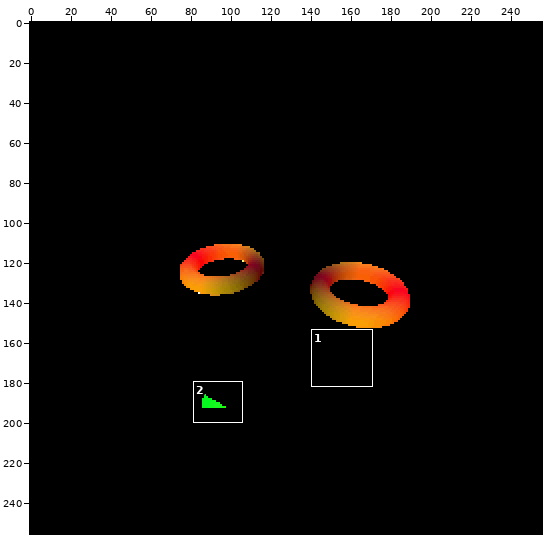
Sprite sheet: images/part_8/part_8_1.png. Above, an overview of the earlier version with the close-up marked.
Close-up. Old version:
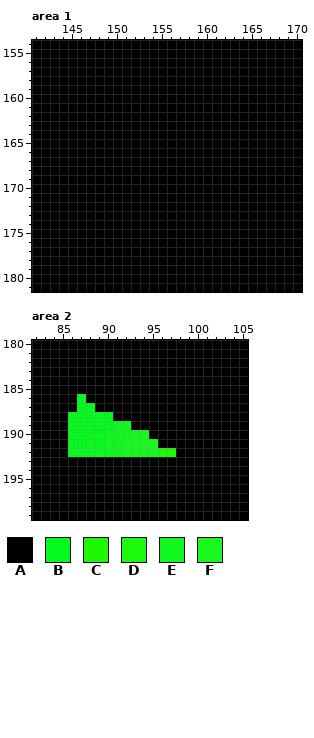
The file is 256x256 pixels. Colours within 5 levels of each other are drawn and written as one. Shown: area 1: x 141..170, y 154..181; area 2: x 82..105, y 180..199. The commit also changed other parts of the picture, which this record leaves out.
Palette (. is transparent): A #000000  B #05f91f  C #1df905  D #1cf90e  E #0ff91f  F #1af91f
Pixels before, area 1, first column x 141:
154 AAAAAAAAAAAAAAAAAAAAAAAAAAAAAA
155 AAAAAAAAAAAAAAAAAAAAAAAAAAAAAA
156 AAAAAAAAAAAAAAAAAAAAAAAAAAAAAA
157 AAAAAAAAAAAAAAAAAAAAAAAAAAAAAA
158 AAAAAAAAAAAAAAAAAAAAAAAAAAAAAA
159 AAAAAAAAAAAAAAAAAAAAAAAAAAAAAA
160 AAAAAAAAAAAAAAAAAAAAAAAAAAAAAA
161 AAAAAAAAAAAAAAAAAAAAAAAAAAAAAA
162 AAAAAAAAAAAAAAAAAAAAAAAAAAAAAA
163 AAAAAAAAAAAAAAAAAAAAAAAAAAAAAA
164 AAAAAAAAAAAAAAAAAAAAAAAAAAAAAA
165 AAAAAAAAAAAAAAAAAAAAAAAAAAAAAA
166 AAAAAAAAAAAAAAAAAAAAAAAAAAAAAA
167 AAAAAAAAAAAAAAAAAAAAAAAAAAAAAA
168 AAAAAAAAAAAAAAAAAAAAAAAAAAAAAA
169 AAAAAAAAAAAAAAAAAAAAAAAAAAAAAA
170 AAAAAAAAAAAAAAAAAAAAAAAAAAAAAA
171 AAAAAAAAAAAAAAAAAAAAAAAAAAAAAA
172 AAAAAAAAAAAAAAAAAAAAAAAAAAAAAA
173 AAAAAAAAAAAAAAAAAAAAAAAAAAAAAA
174 AAAAAAAAAAAAAAAAAAAAAAAAAAAAAA
175 AAAAAAAAAAAAAAAAAAAAAAAAAAAAAA
176 AAAAAAAAAAAAAAAAAAAAAAAAAAAAAA
177 AAAAAAAAAAAAAAAAAAAAAAAAAAAAAA
178 AAAAAAAAAAAAAAAAAAAAAAAAAAAAAA
179 AAAAAAAAAAAAAAAAAAAAAAAAAAAAAA
180 AAAAAAAAAAAAAAAAAAAAAAAAAAAAAA
181 AAAAAAAAAAAAAAAAAAAAAAAAAAAAAA
Pixels before, area 2, first column x 82:
180 AAAAAAAAAAAAAAAAAAAAAAAA
181 AAAAAAAAAAAAAAAAAAAAAAAA
182 AAAAAAAAAAAAAAAAAAAAAAAA
183 AAAAAAAAAAAAAAAAAAAAAAAA
184 AAAAAAAAAAAAAAAAAAAAAAAA
185 AAAAAAAAAAAAAAAAAAAAAAAA
186 AAAAABAAAAAAAAAAAAAAAAAA
187 AAAAABBAAAAAAAAAAAAAAAAA
188 AAAABBBBBAAAAAAAAAAAAAAA
189 AAAABBBBBEEAAAAAAAAAAAAA
190 AAAABBBBEEEFFAAAAAAAAAAA
191 AAAABBBBEEFFFFAAAAAAAAAA
192 AAAABBBEEEFFFFDCAAAAAAAA
193 AAAAAAAAAAAAAAAAAAAAAAAA
194 AAAAAAAAAAAAAAAAAAAAAAAA
195 AAAAAAAAAAAAAAAAAAAAAAAA
196 AAAAAAAAAAAAAAAAAAAAAAAA
197 AAAAAAAAAAAAAAAAAAAAAAAA
198 AAAAAAAAAAAAAAAAAAAAAAAA
199 AAAAAAAAAAAAAAAAAAAAAAAA
The same view after the edit:
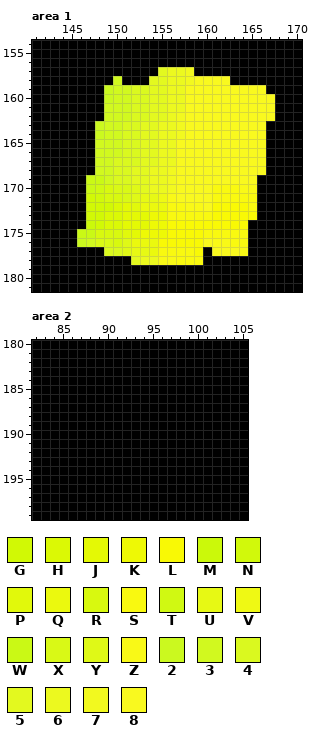
Colours new in this view: G #d1f905  H #dbf905  J #e4f905  K #eef905  L #f9f905  M #cbf90a  N #d1f90b  P #e1f90b  Q #ebf90e  R #d8f90f  S #f9f910  T #d0f912  U #e7f914  V #eff914  W #caf915  X #d9f916  Y #dff917  Z #f9f917  2 #cbf91f  3 #d1f91f  4 #daf91f  5 #e3f91f  6 #ecf91f  7 #f2f91f  8 #f9f91f
The edit:
{"where": "area 1"}
{"y":157,"x":155,"old":"AAAA","new":"5667"}
{"y":158,"x":150,"old":"A","new":"3"}
{"y":158,"x":154,"old":"AAAAAAAAA","new":"556678888"}
{"y":159,"x":149,"old":"AAAAAAAAAAAAAAAAAA","new":"233445566888888888"}
{"y":160,"x":149,"old":"AAAAAAAAAAAAAAAAAAA","new":"2334455668888888888"}
{"y":161,"x":149,"old":"AAAAAAAAAAAAAAAAAAA","new":"3334455668888888888"}
{"y":162,"x":149,"old":"AAAAAAAAAAAAAAAAAAA","new":"3334455678888888888"}
{"y":163,"x":148,"old":"AAAAAAAAAAAAAAAAAAA","new":"2334455667888888888"}
{"y":164,"x":148,"old":"AAAAAAAAAAAAAAAAAAA","new":"2334455667888888888"}
{"y":165,"x":148,"old":"AAAAAAAAAAAAAAAAAAA","new":"3334455668888888888"}
{"y":166,"x":148,"old":"AAAAAAAAAAAAAAAAAAA","new":"3334455668888888888"}
{"y":167,"x":148,"old":"AAAAAAAAAAAAAAAAAAA","new":"3344455668888888888"}
{"y":168,"x":148,"old":"AAAAAAAAAAAAAAAAAAA","new":"3344556678888888888"}
{"y":169,"x":147,"old":"AAAAAAAAAAAAAAAAAAA","new":"WW34455667888888888"}
{"y":170,"x":147,"old":"AAAAAAAAAAAAAAAAAAA","new":"WTRXXY56678888SSSZZ"}
{"y":171,"x":147,"old":"AAAAAAAAAAAAAAAAAAA","new":"GNRRXYUUVZ8888SSSSS"}
{"y":172,"x":147,"old":"AAAAAAAAAAAAAAAAAAA","new":"GGGHJPQQQSSZZ8LLLLS"}
{"y":173,"x":147,"old":"AAAAAAAAAAAAAAAAAAA","new":"GGHHJJJKKSSSSSLLLLL"}
{"y":174,"x":147,"old":"AAAAAAAAAAAAAAAAAA","new":"MGHHJJJKKLLLLLLLLL"}
{"y":175,"x":146,"old":"AAAAAAAAAAAAAAAAAAA","new":"WWRRRPJKKKLLLLSSSSS"}
{"y":176,"x":146,"old":"AAAAAAAAAAAAAAAAAAA","new":"23XXRYQQQLLLLL8ZZSS"}
{"y":177,"x":149,"old":"AAAAAAAAAAA","new":"44YUUQSSSSL"}
{"y":177,"x":161,"old":"AAAA","new":"888Z"}
{"y":178,"x":152,"old":"AAAAAAAA","new":"566ZZSSS"}
{"where": "area 2"}
{"y":186,"x":87,"old":"B","new":"A"}
{"y":187,"x":87,"old":"BB","new":"AA"}
{"y":188,"x":86,"old":"BBBBB","new":"AAAAA"}
{"y":189,"x":86,"old":"BBBBBEE","new":"AAAAAAA"}
{"y":190,"x":86,"old":"BBBBEEEFF","new":"AAAAAAAAA"}
{"y":191,"x":86,"old":"BBBBEEFFFF","new":"AAAAAAAAAA"}
{"y":192,"x":86,"old":"BBBEEEFFFFDC","new":"AAAAAAAAAAAA"}
